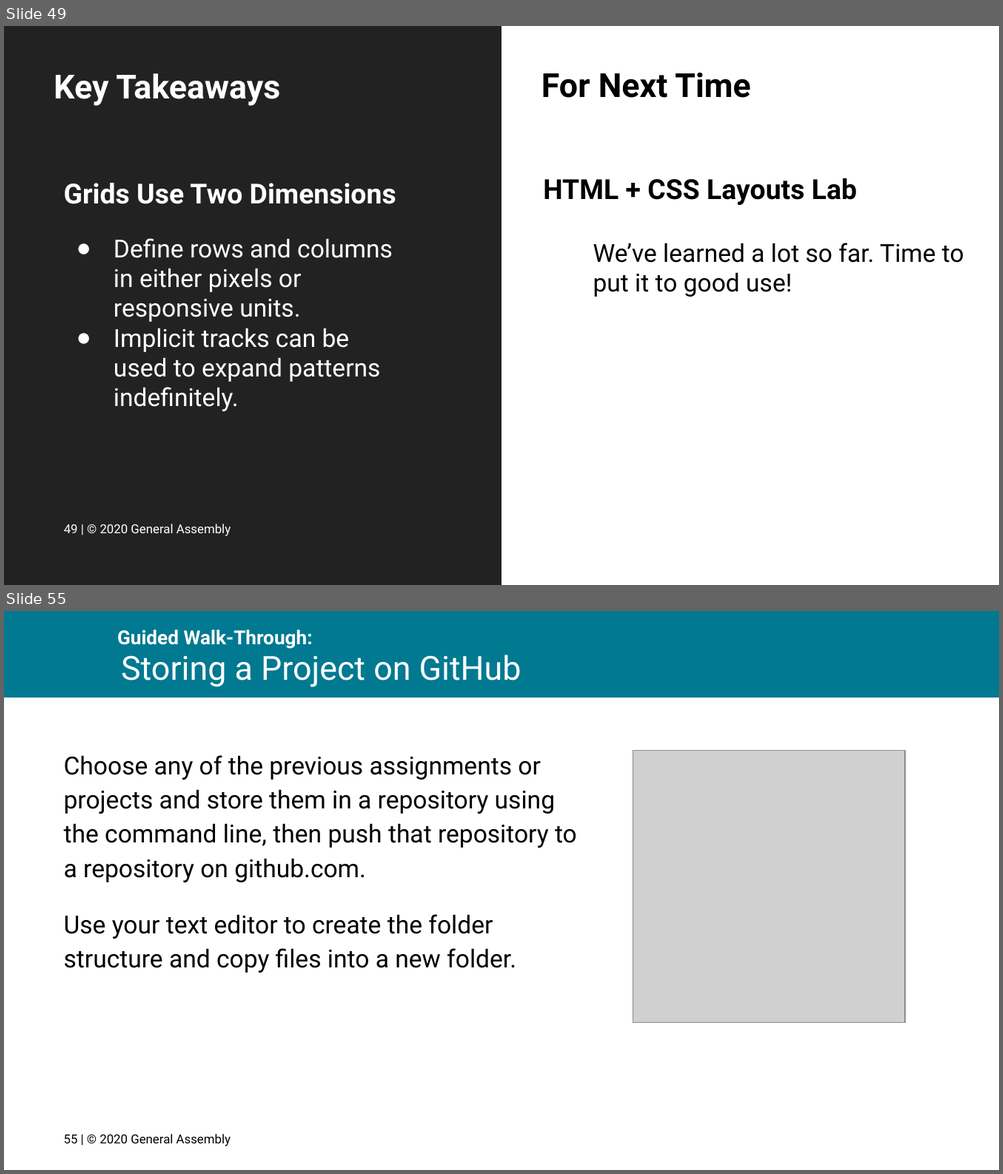
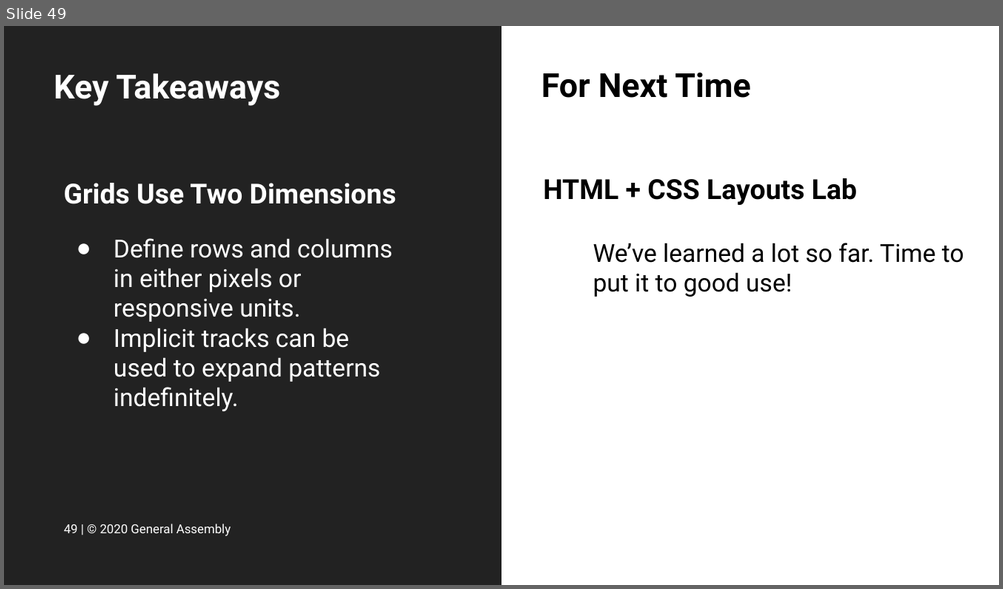
Before and after one commit to FEWD2022/Curriculum011822, a slide deck: Lesson Decks/05 CSS Grid - FEWD 3.2.pptx. Shown one above the other, each under a label of ours: slides 49 and 55 before the commit, slide 49 after it; the slides between them are not shown. The pictures are 1003x1174 and 1003x589 pixels, drawn with LibreOffice and Linux fonts; fonts in the diff are those of the drawing; grey boxes stand for pictures; background and template pictures are left out. Boxes give left, top, right and bottom in pixels: in the first picture for what was removed or moved away, otherwise in the second. Text is boxed around its words. In the diff, an @@ line names an element or a change of style, - is before the commit and + after.

```diff
--- a/Lesson Decks/05 CSS Grid - FEWD 3.2.pptx
+++ b/Lesson Decks/05 CSS Grid - FEWD 3.2.pptx
@@ slide 55 removed at (x1=4, y1=611, x2=999, y2=1170), background #FFFFFF @@
@@ rectangle removed at (x1=4, y1=611, x2=999, y2=698) @@
@@ text removed at (x1=117, y1=629, x2=313, y2=649) @@
-Guided Walk-Through:
@@ title removed at (x1=121, y1=655, x2=521, y2=687) @@
-Storing a Project on GitHub
@@ text removed at (x1=64, y1=755, x2=577, y2=973) @@
-Choose any of the previous assignments or projects and store them in a repository using the command line, then push that repository to a repository on github.com.
-Use your text editor to create the folder structure and copy files into a new folder.
@@ picture removed at (x1=632, y1=750, x2=905, y2=1022) @@
@@ page number removed at (x1=4, y1=1128, x2=58, y2=1170) @@
-55
@@ text removed at (x1=64, y1=1134, x2=231, y2=1147) @@
-55 | © 2020 General Assembly
```
Also in this commit, not shown: 5 other slides removed, 1 other file.
